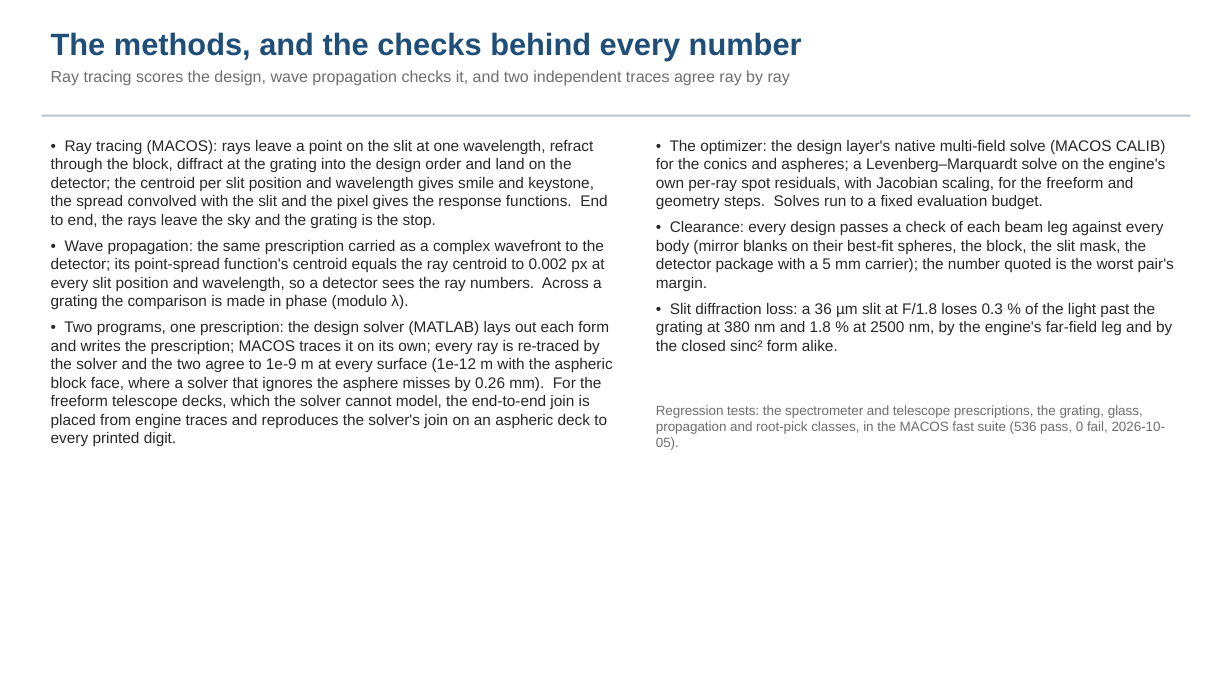
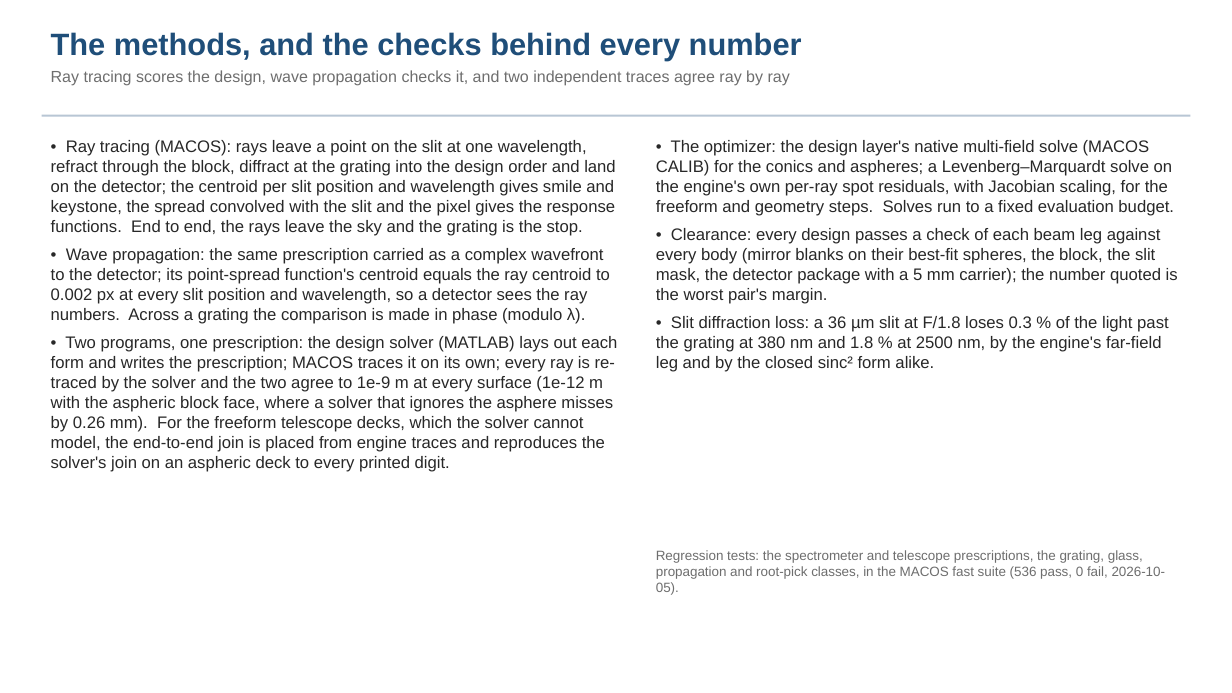
Before and after one commit to nasa-jpl/macos, a slide deck: slide 20 of demo_session/deck_dyson_record.pptx (slide 19 before the commit). Drawn at 1232x693 pixels with LibreOffice and Linux fonts; fonts in the diff are those of the drawing. Boxes give left, top, right and bottom in pixels: in the first picture for what was removed or moved away, otherwise in the second. Text is boxed around its words. In the diff, an @@ line names an element or a change of style, - is before the commit and + after.

```diff
--- a/demo_session/deck_dyson_record.pptx
+++ b/demo_session/deck_dyson_record.pptx
@@ text "• Ray tracing (MACOS): rays ..." at (51, 140, 617, 472): size 12 to 13 pt @@
@@ text "• The optimizer: the design ..." at (656, 140, 1178, 372): size 12 to 13 pt @@
@@ text "Regression tests: the spectrometer and ...": place and size @@
-text "Regression tests: the spectrometer and ..." at (656, 405, 1166, 434)
+text "Regression tests: the spectrometer and ..." at (656, 550, 1166, 579)
```
Also in this commit, not shown: 9 other slides changed, 1 slide added, 2 other files.
